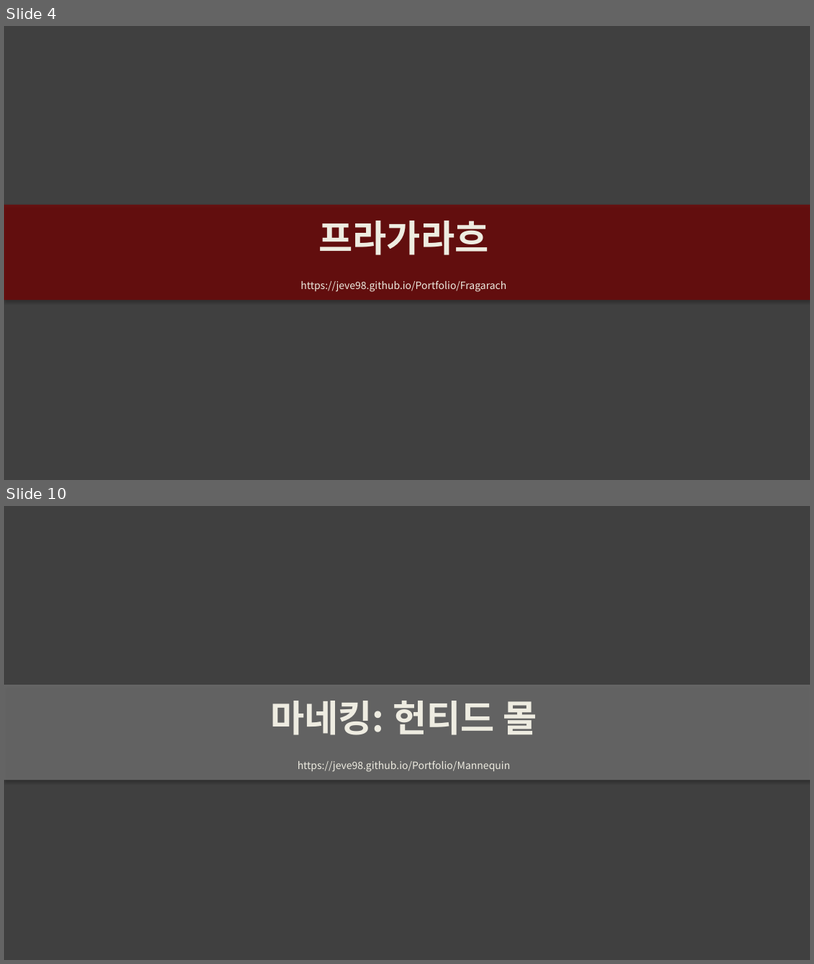
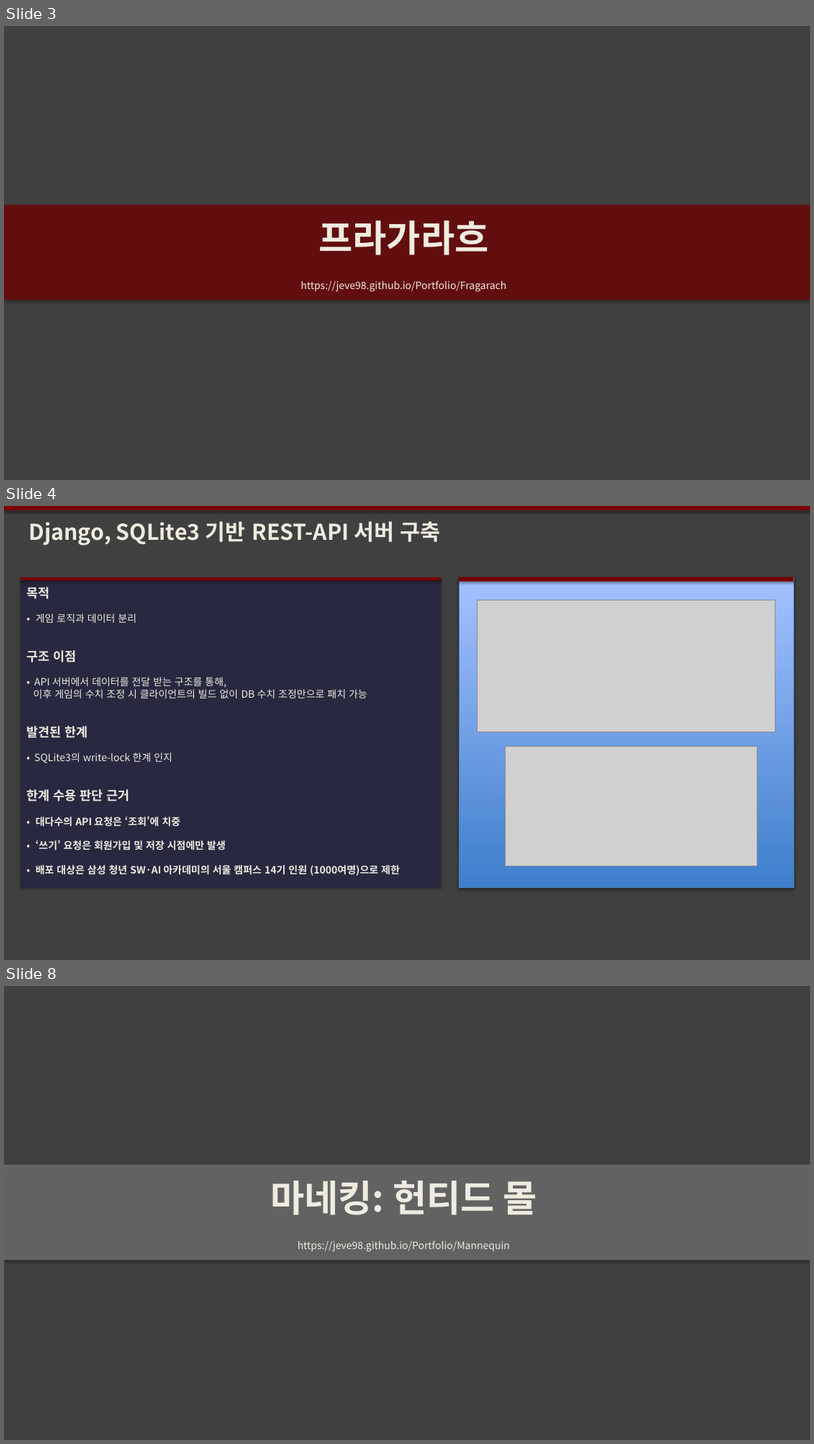
Before and after one commit to Jeve98/Portfolio, a slide deck: 포트폴리오개선안/프로젝트_포트폴리오.pptx. Shown one above the other, each under a label of ours: slides 4 and 10 before the commit, slides 3, 4 and 8 after it; the slides between them are not shown. The pictures are 814x964 and 814x1444 pixels, drawn with LibreOffice and Linux fonts; fonts in the diff are those of the drawing; grey boxes stand for pictures. Boxes give left, top, right and bottom in pixels: in the first picture for what was removed or moved away, otherwise in the second. Text is boxed around its words. In the diff, an @@ line names an element or a change of style, - is before the commit and + after.

```diff
--- a/포트폴리오개선안/프로젝트_포트폴리오.pptx
+++ b/포트폴리오개선안/프로젝트_포트폴리오.pptx
@@ slide 4 added at box(4, 506, 810, 960), background #404040 @@
@@ rectangle added at box(4, 506, 810, 510), fill #780000 @@
@@ text added at box(29, 521, 441, 546), 26 pt, text #EEECE1, bold @@
+Django, SQLite3 기반 REST-API 서버 구축
@@ group added at box(21, 577, 794, 887): 4 rectangles, 2 pictures, 1 text @@
+목적
+• 게임 로직과 데이터 분리
+구조 이점
+• API 서버에서 데이터를 전달 받는 구조를 통해,
+이후 게임의 수치 조정 시 클라이언트의 빌드 없이 DB 수치 조정만으로 패치 가능
+발견된 한계
+• SQLite3의 write-lock 한계 인지
+한계 수용 판단 근거
+• 대다수의 API 요청은 ‘조회’에 치중
+• ‘쓰기’ 요청은 회원가입 및 저장 시점에만 발생
+• 배포 대상은 삼성 청년 SW·AI 아카데미의 서울 캠퍼스 14기 인원 (1000여명)으로 제한
@@ what was slide 4 is now slide 3 @@
@@ what was slide 10 is now slide 8 @@
```
Also in this commit, not shown: 3 slides changed, 1 other slide added, 4 slides removed, 1 other file.
